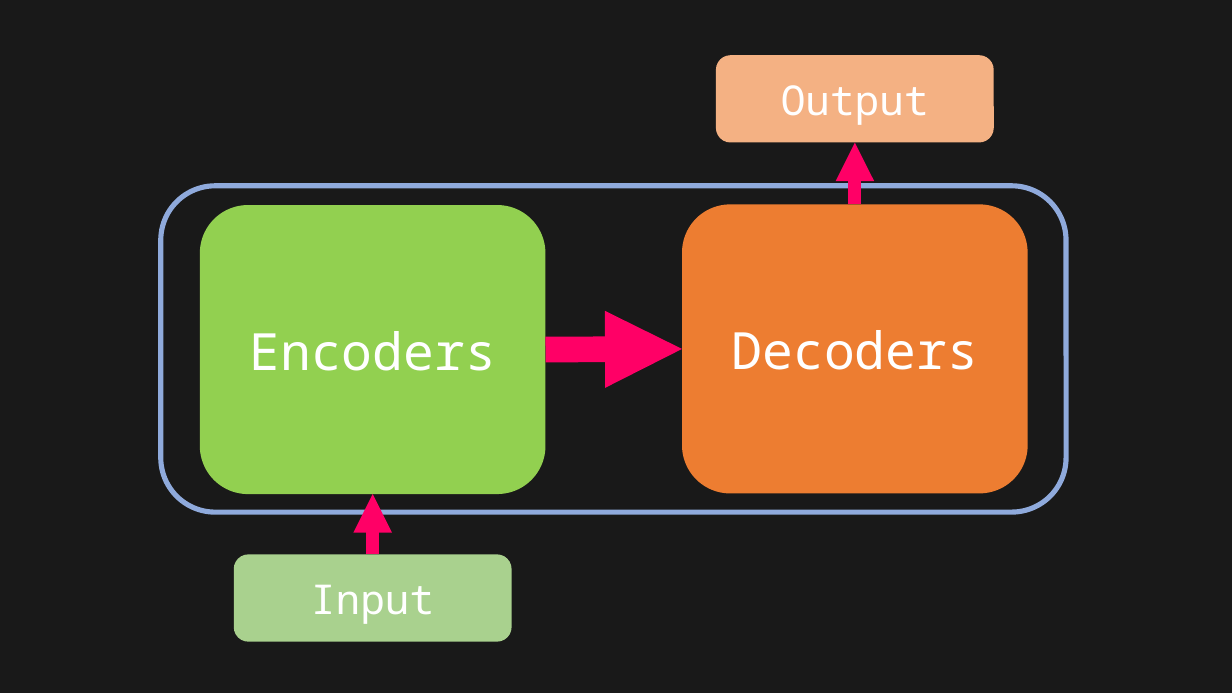
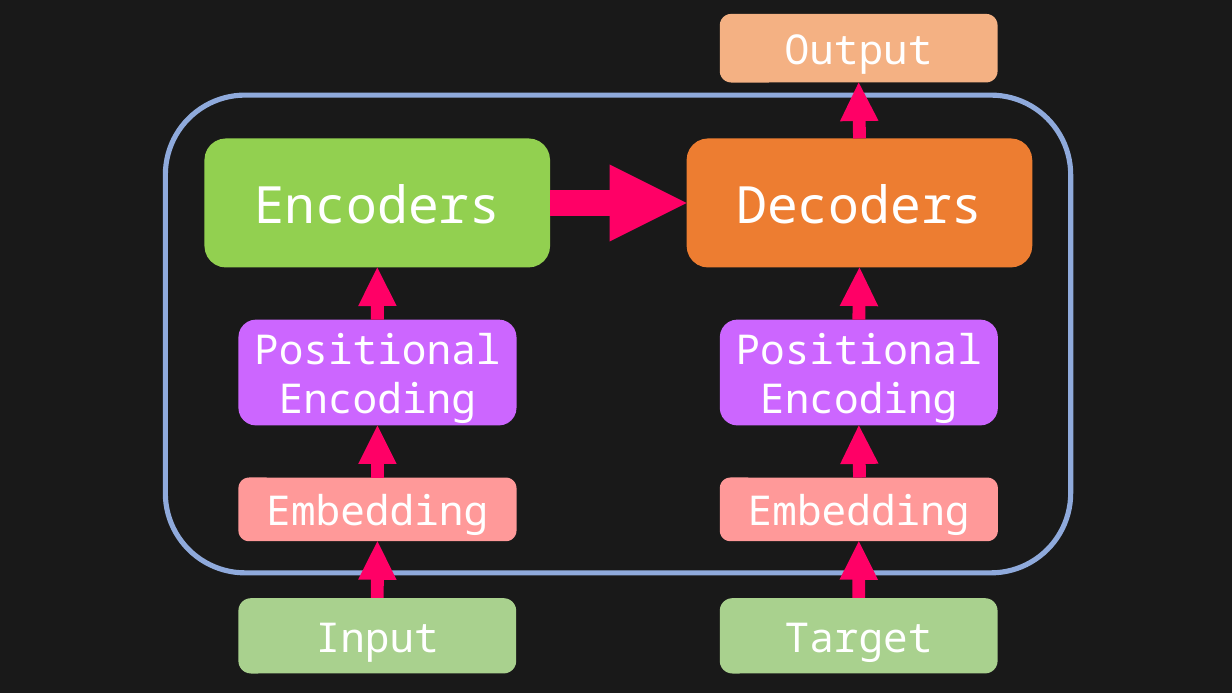
Before and after one commit to toonnyy8/PPT, a slide deck: slide 2 of Attention-is-all-you-need/image.pptx. Drawn at 1232x693 pixels with LibreOffice and Linux fonts; fonts in the diff are those of the drawing. Boxes give left, top, right and bottom in pixels: in the first picture for what was removed or moved away, otherwise in the second. Text is boxed around its words. In the diff, an @@ line names an element or a change of style, - is before the commit and + after.

```diff
--- a/Attention-is-all-you-need/image.pptx
+++ b/Attention-is-all-you-need/image.pptx
@@ rounded rectangle "Output": place and size @@
-rounded rectangle "Output" at (716, 55, 994, 143)
+rounded rectangle "Output" at (720, 14, 998, 82)
@@ arrow moved from (855, 204) - (855, 142) to (860, 139) - (859, 82) @@
@@ rounded rectangle: place and size @@
-rounded rectangle at (161, 186, 1067, 512)
+rounded rectangle at (165, 95, 1071, 573)
@@ rounded rectangle "Encoders": place and size @@
-rounded rectangle "Encoders" at (200, 205, 545, 494)
+rounded rectangle "Encoders" at (204, 139, 550, 268)
@@ rounded rectangle "Decoders": place and size @@
-rounded rectangle "Decoders" at (682, 204, 1028, 494)
+rounded rectangle "Decoders" at (687, 139, 1032, 268)
@@ arrow moved from (545, 349) - (682, 349) to (550, 203) - (687, 203) @@
@@ arrow added from (377, 320) to (377, 268), #FF0066 10 pt @@
@@ arrow added from (859, 320) to (860, 268), #FF0066 10 pt @@
@@ rounded rectangle added at (238, 320, 517, 426), fill #CC66FF, 32 pt, text #FFFFFF @@
+Positional Encoding
@@ rounded rectangle added at (720, 320, 998, 426), fill #CC66FF, 32 pt, text #FFFFFF @@
+Positional Encoding
@@ arrow added from (377, 478) to (377, 425), #FF0066 10 pt @@
@@ arrow added from (860, 478) to (859, 425), #FF0066 10 pt @@
@@ rounded rectangle added at (238, 478, 517, 542), fill #FF9999, 32 pt, text #FFFFFF @@
+Embedding
@@ rounded rectangle added at (720, 478, 998, 542), fill #FF9999, 32 pt, text #FFFFFF @@
+Embedding
@@ arrow moved from (372, 555) - (372, 494) to (377, 598) - (377, 542) @@
@@ arrow added from (859, 598) to (859, 542), #FF0066 10 pt @@
@@ rounded rectangle "Input": place and size @@
-rounded rectangle "Input" at (234, 555, 512, 642)
+rounded rectangle "Input" at (238, 598, 517, 674)
@@ rounded rectangle added at (720, 598, 998, 674), fill #A9D18E, 32 pt, text #FFFFFF @@
+Target
```
Also in this commit, not shown: 3 other files.
